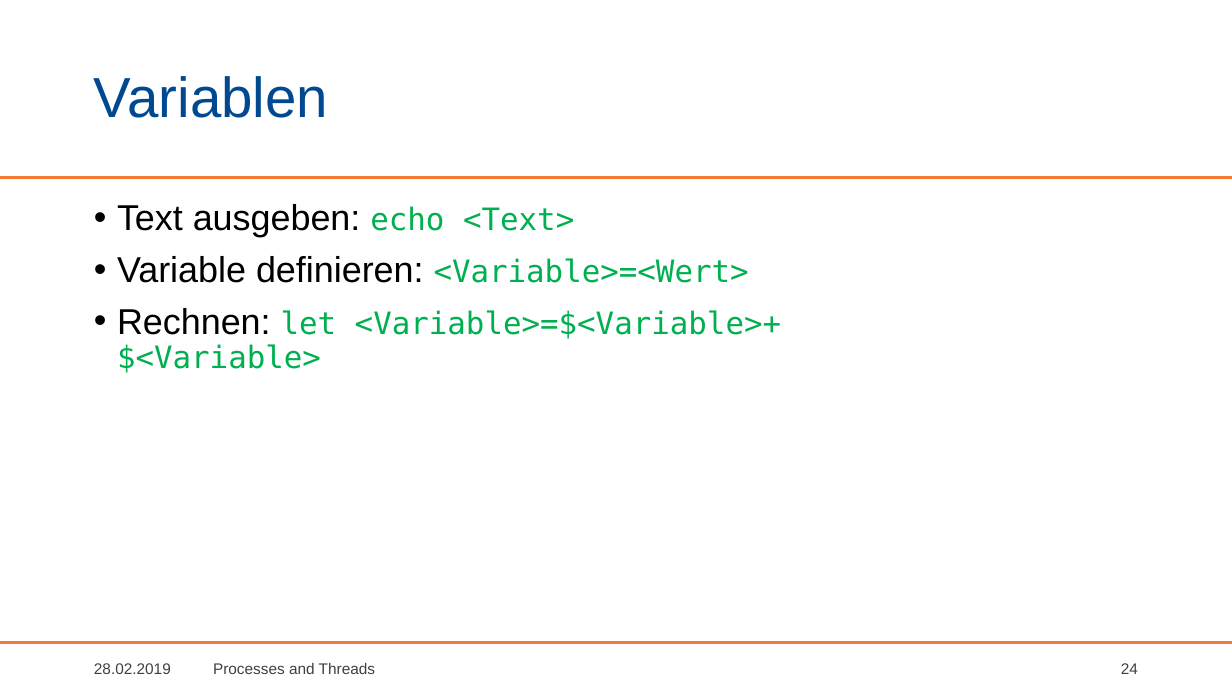
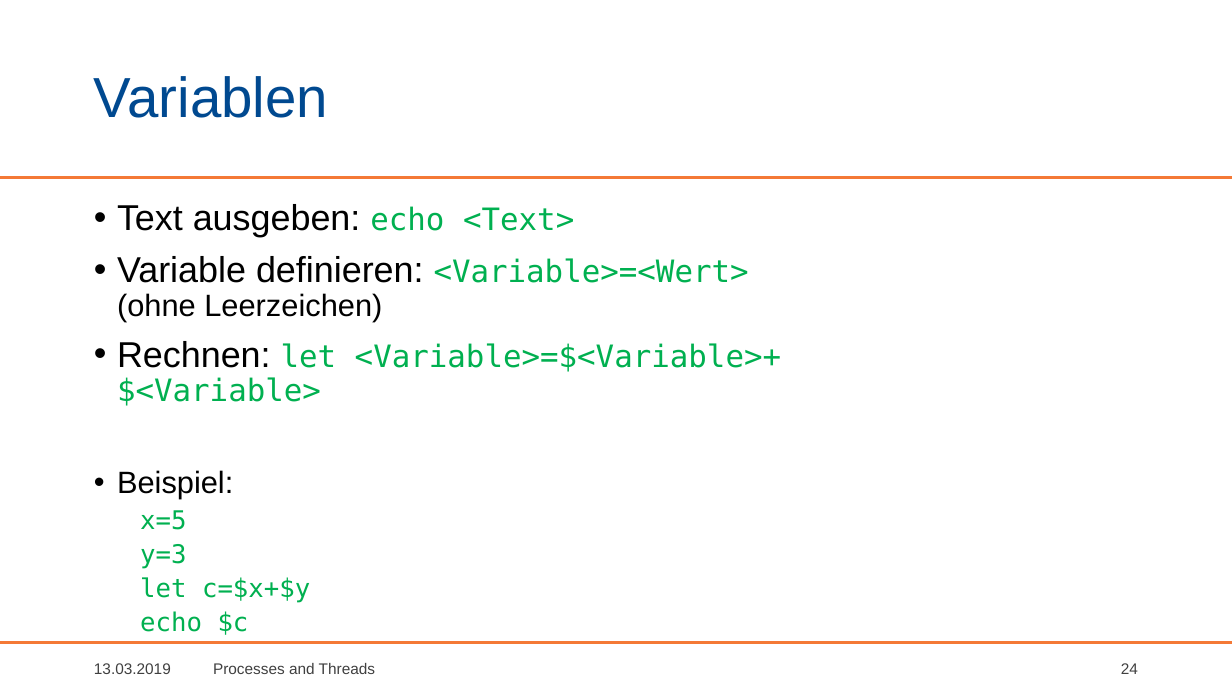
Before and after one commit to BogyMitutoyoCTL/Tetris-Preparation, a slide deck: slide 24 of Präsentationen/Bash.pptx. Drawn at 1232x693 pixels with LibreOffice and Linux fonts; fonts in the diff are those of the drawing; background and template pictures are left out. Boxes give left, top, right and bottom in pixels: in the first picture for what was removed or moved away, otherwise in the second. Text is boxed around its words. In the diff, an @@ line names an element or a change of style, - is before the commit and + after.

```diff
--- a/Präsentationen/Bash.pptx
+++ b/Präsentationen/Bash.pptx
@@ text at [117, 256, 749, 322]: text changed; size 28 to 24 pt @@
-• Variable definieren: <Variable>=<Wert>
+• Variable definieren: <Variable>=<Wert>
+  (ohne Leerzeichen)
@@ text at [117, 470, 310, 635]: paragraphs added @@
+• Beispiel:
+  x=5
+  y=3
+  let c=$x+$y
+  echo $c
@@ text at [94, 663, 171, 674]: text changed @@
-28.02.2019
+13.03.2019
```
Also in this commit, not shown: 35 other slides changed, 2 other files.
